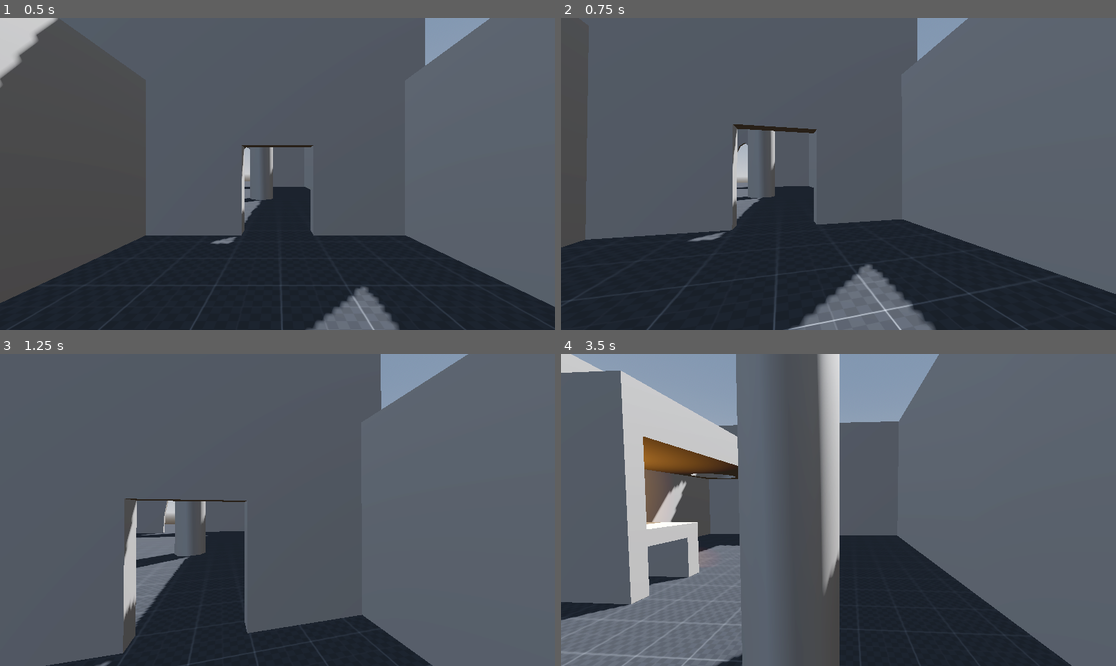
Above: before the commit, frames 1-4 (two rows, left to right).
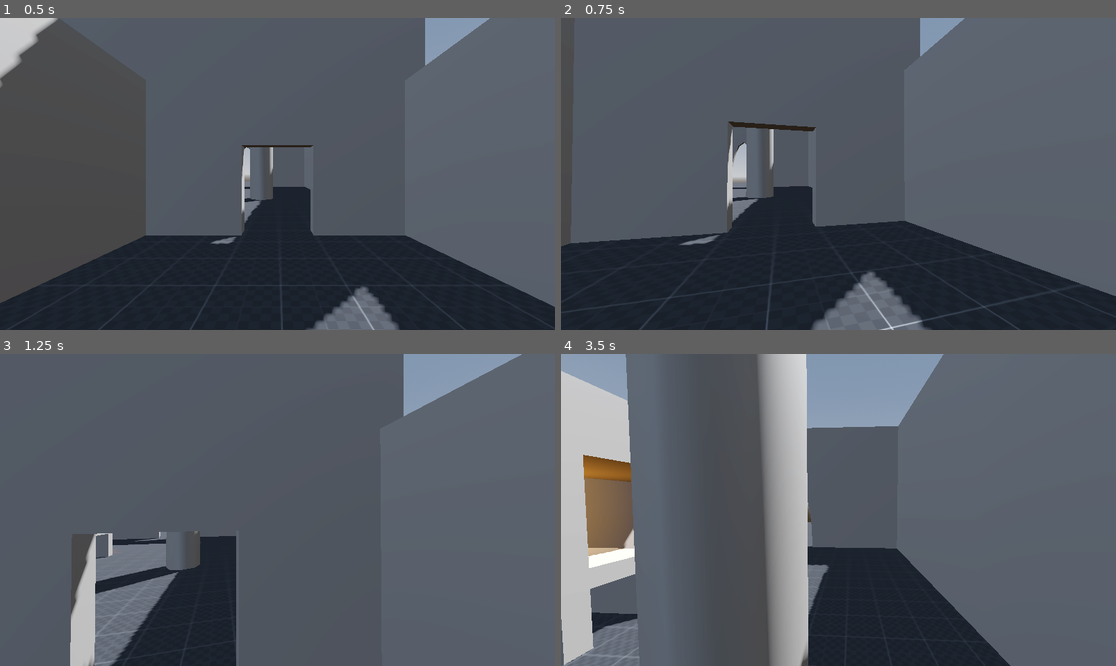
Above: after the commit, the same moments.

Repository: BrianStew/Godot3DPersonal
Game: Godot game, scene res://scenes/main.tscn
Two runs of this game, one before a commit and one after it. Both use one fixed random seed, a clock stepped at 60 frames per second and the inputs below.
Inputs (mouse positions are in pixels of both pictures, inside the frame that each line leads up to):
- Up to frame 1 (0.5 s): no input
- Up to frame 2 (0.75 s): tap Enter (ui_accept) at 0.5 s; move the mouse to (866, 174) at 0.52 s; hold W (move_forward) from 0.53 s (still down); hold Ctrl (crouch) from 0.53 s (still down); click (866, 174) at 0.67 s
- Up to frame 3 (1.25 s): keep holding W (move_forward); keep holding Ctrl (crouch); tap Space (jump) at 0.77, 0.8, 1.07 s
- Up to frame 4 (3.5 s): keep holding W (move_forward); move the mouse to (810, 510) at 1.27 s; release Ctrl (crouch) at 1.28 s; tap Space (jump) at 1.35, 1.52, 1.82, 2.3, 3.02, 3.32 s; tap Ctrl (crouch) at 1.55, 3.05 s; move the mouse to (849, 503) at 2.02 s; hold Ctrl (crouch) 2.03-2.78 s; move the mouse to (832, 516) at 2.77 s; tap Alt (freefly) at 2.85 s; click (832, 516) at 2.92 s

Frame 1 is identical in both runs. In frame 2, 4.0% of the frame differs, in the area x 0-100%, y 0-100%; in frame 3, 12%; in frame 4, 45%, in the area x 0-92%, y 0-100%.

Commit message:
Double Jump / Slide (Kind of)

Diff:
--- a/scripts/player.gd
+++ b/scripts/player.gd
@@ -16,12 +16,11 @@
 var current_speed
 var crouch_depth = -0.5
 var lerp_speed = 10.0
+var current_jumps = 0   # For Double-Jumps
 
 # Input Variables
 @export var mouse_sense = 0.25
 var direction = Vector3.ZERO
-
-
 
 func _ready() -> void:
 	# This locks our mouse into the window
@@ -42,7 +41,11 @@
 func _physics_process(delta: float) -> void:
 	# Handle Crouching and Sprinting
 	if Input.is_action_pressed("crouch"):
-		current_speed = CROUCH_SPEED
+		# Attempt at sliding mechanic
+		if current_speed > CROUCH_SPEED:
+			current_speed = lerp(current_speed, CROUCH_SPEED, delta)
+		else:
+			current_speed = CROUCH_SPEED
 		head.position.y = lerp(head.position.y, 1.7 + crouch_depth, delta * lerp_speed)
 		# Here we change our collision size when crouching
 		standing_collision_shape.disabled = true
@@ -61,10 +64,14 @@
 	# Add the gravity.
 	if not is_on_floor():
 		velocity += get_gravity() * delta
+	else:
+		# If player is on the ground, set their jump counter to 0
+		current_jumps = 0
 
 	# Handle jump.
-	if Input.is_action_just_pressed("jump") and is_on_floor():
+	if Input.is_action_just_pressed("jump") and current_jumps < 2:
 		velocity.y = JUMP_VELOCITY
+		current_jumps += 1
 
 	# Get the input direction and handle the movement/deceleration.
 	# As good practice, you should replace UI actions with custom gameplay actions.
